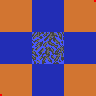
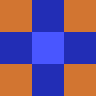
The second 96 x 96 image is a revision of the first. Changes to its layers:
removed layer "30_element" over 0, 0, 96, 96
removed layer "29_element" over 0, 0, 96, 96
removed layer "28_element" over 0, 0, 96, 96
removed layer "27_element" over 0, 0, 96, 96
removed layer "26_element" over 0, 0, 96, 96
removed layer "25_element" over 0, 0, 96, 96
hid "24_element", moved it into group "Листья отдельно", painted on it over 0, 0, 96, 96
hid "23_element", moved it into group "Листья отдельно", painted on it over 0, 0, 96, 96
hid "22_element", moved it into group "Листья отдельно", painted on it over 0, 0, 96, 96
hid "21_element", moved it into group "Листья отдельно", painted on it over 0, 0, 96, 96
hid "20_element", moved it into group "Листья отдельно", painted on it over 0, 0, 96, 96
hid "19_element", moved it into group "Листья отдельно", painted on it over 0, 0, 96, 96
hid "18_element", moved it into group "Листья отдельно", painted on it over 0, 0, 96, 96
hid "17_element", moved it into group "Листья отдельно", painted on it over 0, 0, 96, 96
hid "16_element", moved it into group "Листья отдельно", painted on it over 0, 0, 96, 96
hid "15_element", moved it into group "Листья отдельно", painted on it over 0, 0, 96, 96
hid "14_element", moved it into group "Листья отдельно", painted on it over 0, 0, 96, 96
hid "13_element", moved it into group "Листья отдельно", painted on it over 0, 0, 96, 96
hid "12_element", moved it into group "Листья отдельно", painted on it over 0, 0, 96, 96
hid "11_element", moved it into group "Листья отдельно", painted on it over 0, 0, 96, 96
hid "10_element", moved it into group "Листья отдельно", painted on it over 0, 0, 96, 96
hid "9_element", moved it into group "Листья отдельно", painted on it over 0, 0, 96, 96
hid "8_element", moved it into group "Листья отдельно", painted on it over 0, 0, 96, 96
hid "7_element", moved it into group "Листья отдельно", painted on it over 0, 0, 96, 96
…and 6 more changes (6 painted, 6 stack, 6 visibility)
